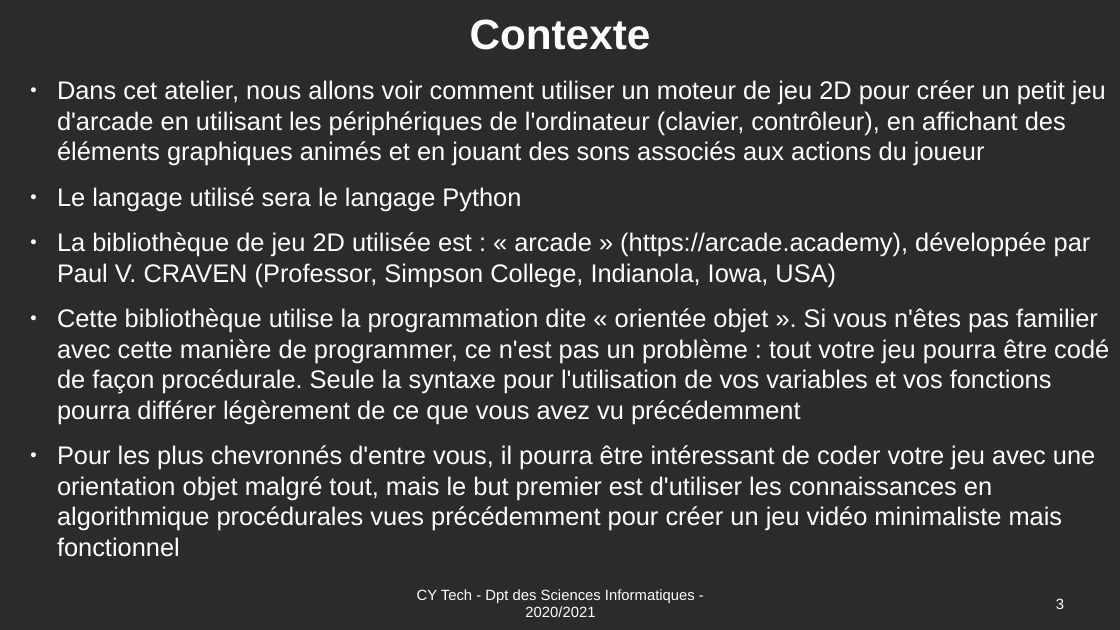
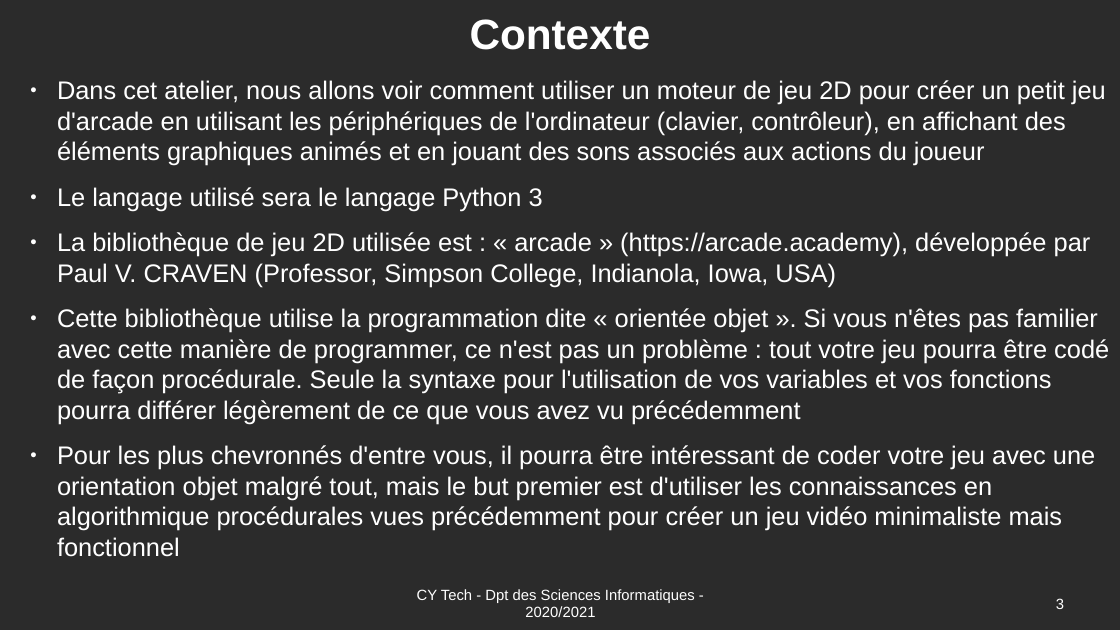
Before and after one commit to Romuald78/pyArcade, a slide deck: slide 3 of doc/UE_Libre_Jeu_Arcade_Documentation.odp. Drawn at 1120x630 pixels with LibreOffice and Linux fonts; fonts in the diff are those of the drawing; background and template pictures are left out; a plain dark background stands for a picture behind light text. Boxes give left, top, right and bottom in pixels: in the first picture for what was removed or moved away, otherwise in the second. Text is boxed around its words. In the diff, an @@ line names an element or a change of style, - is before the commit and + after.

```diff
--- a/doc/UE_Libre_Jeu_Arcade_Documentation.odp
+++ b/doc/UE_Libre_Jeu_Arcade_Documentation.odp
@@ text at [57, 187, 543, 211]: text changed @@
-● Le langage utilisé sera le langage Python
+● Le langage utilisé sera le langage Python 3
```
Also in this commit, not shown: 3 other slides changed, 10 slides added, 1 other file.
